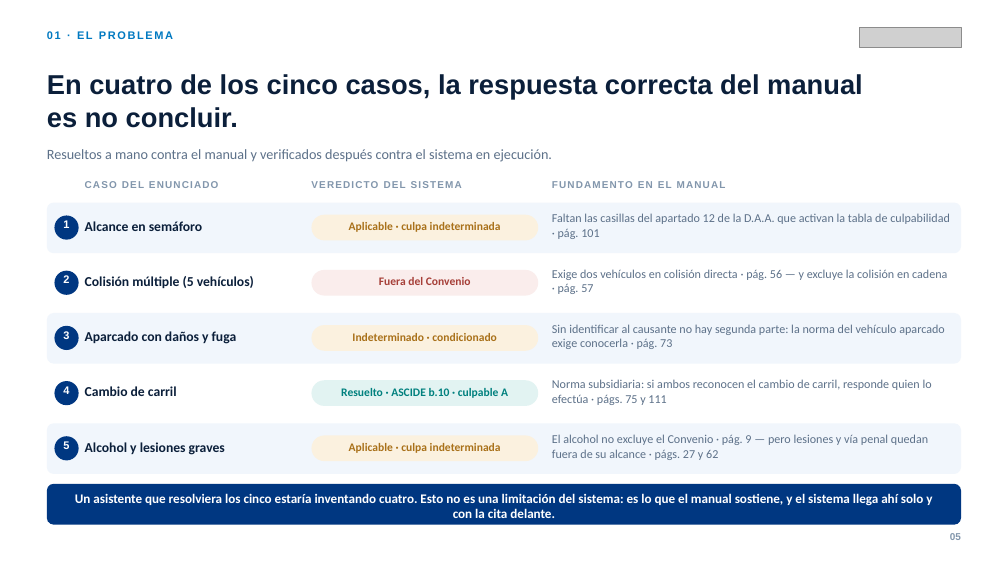
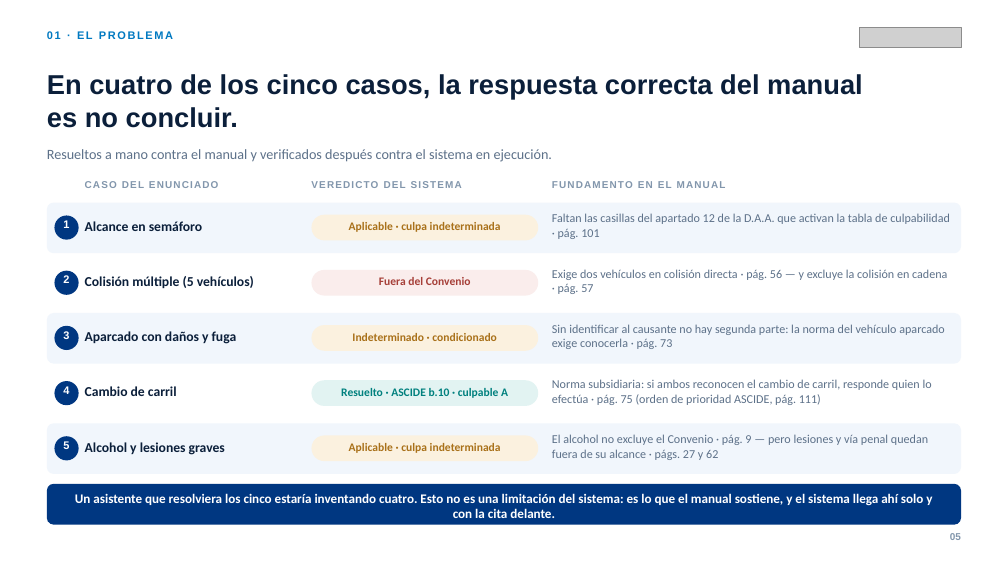
Before and after one commit to olixva/cicos-intelligence, a slide deck: slide 5 of docs/entrega/presentacion.pptx. Drawn at 1008x567 pixels with LibreOffice and Linux fonts; fonts in the diff are those of the drawing; grey boxes stand for pictures. Boxes give left, top, right and bottom in pixels: in the first picture for what was removed or moved away, otherwise in the second. Text is boxed around its words. In the diff, an @@ line names an element or a change of style, - is before the commit and + after.

```diff
--- a/docs/entrega/presentacion.pptx
+++ b/docs/entrega/presentacion.pptx
@@ text at (x1=552, y1=379, x2=932, y2=405): text changed @@
-Norma subsidiaria: si ambos reconocen el cambio de carril, responde quien lo efectúa · págs. 75 y 111
+Norma subsidiaria: si ambos reconocen el cambio de carril, responde quien lo efectúa · pág. 75 (orden de prioridad ASCIDE, pág. 111)
```
Also in this commit, not shown: 5 other slides changed, 5 other files.
